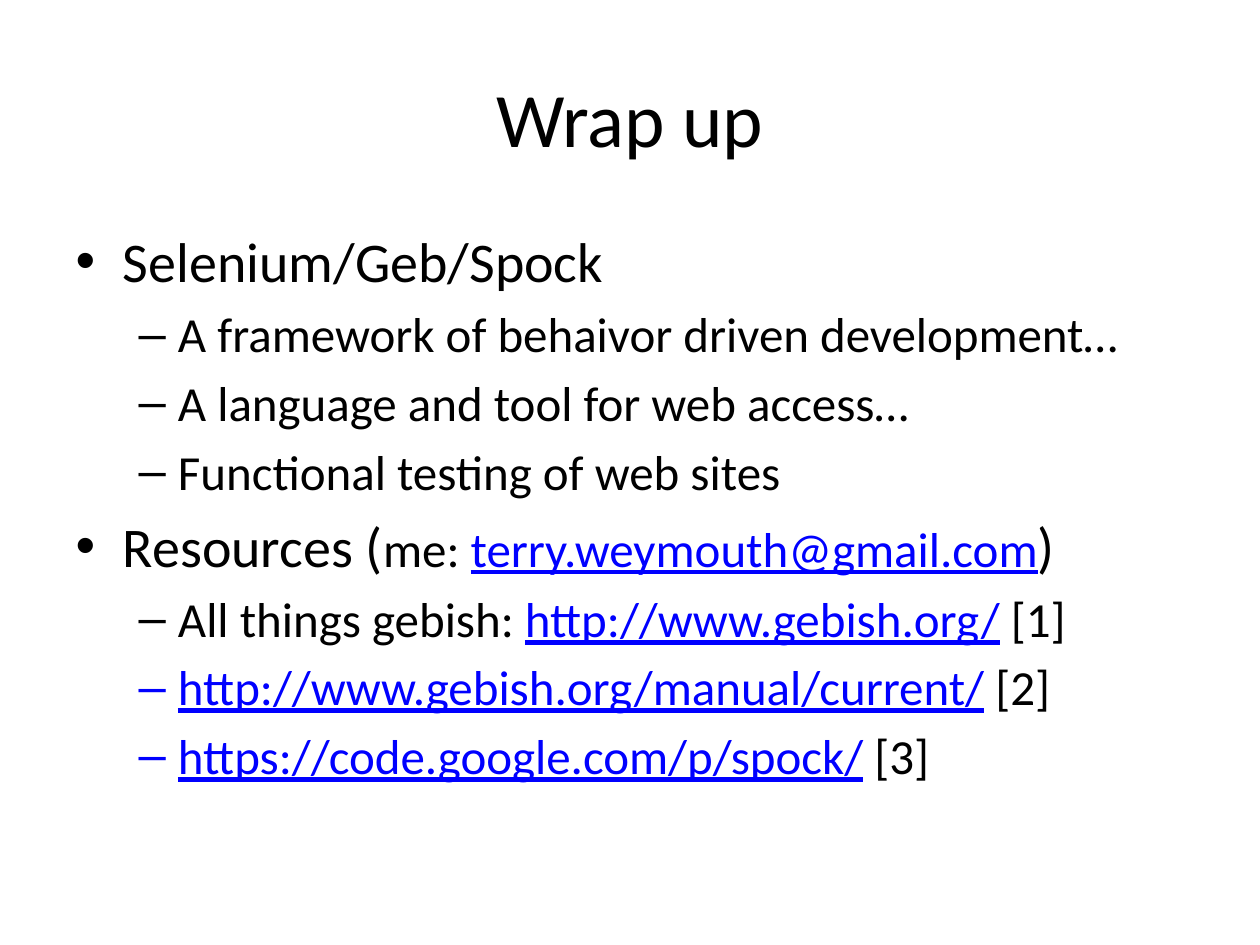
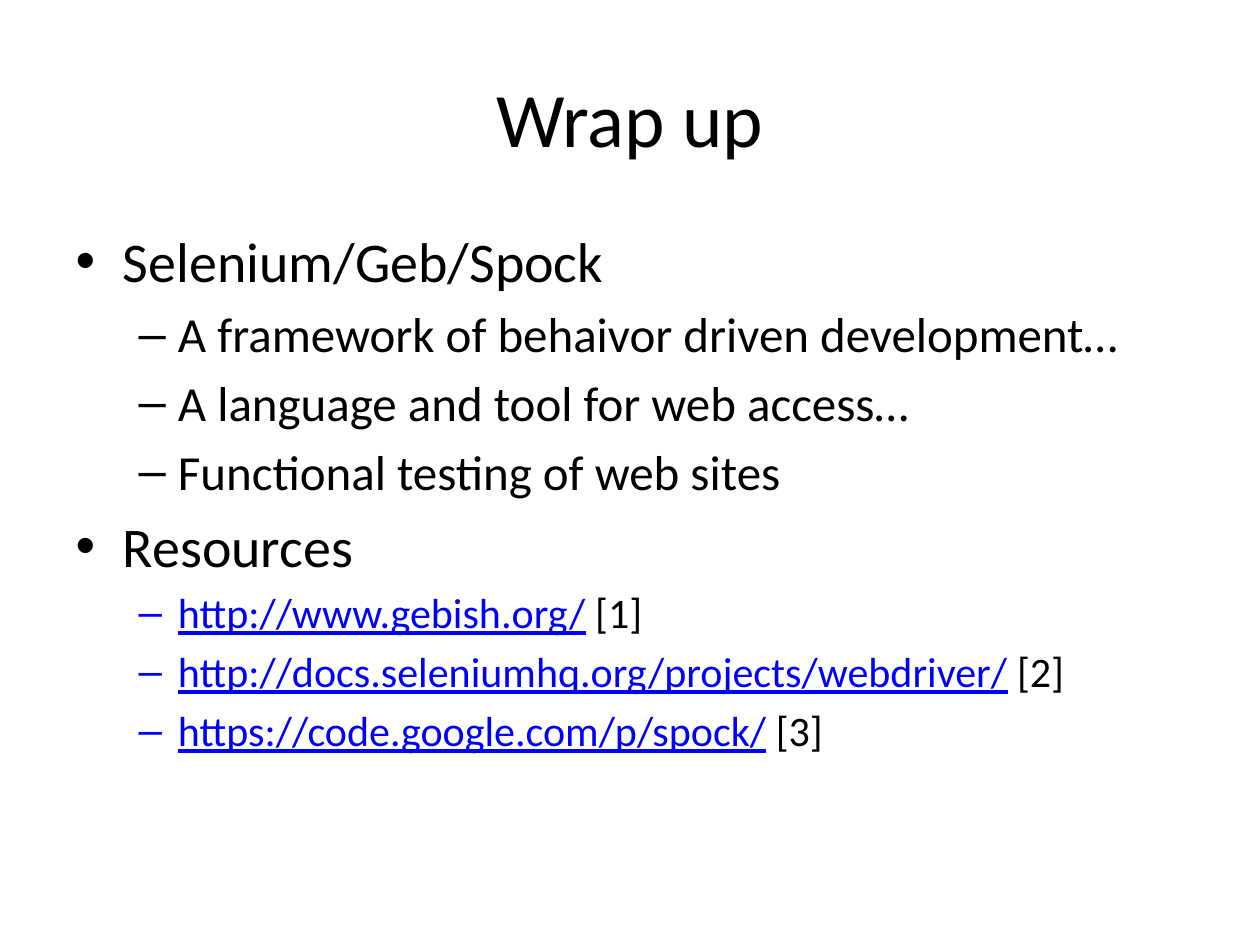
Before and after one commit to RichardAlexanderGreen/example-geb, a slide deck: slide 45 of GebTalk.pptx (slide 43 before the commit). Drawn at 1260x945 pixels with LibreOffice and Linux fonts; fonts in the diff are those of the drawing. Boxes give left, top, right and bottom in pixels: in the first picture for what was removed or moved away, otherwise in the second. Text is boxed around its words. In the diff, an @@ line names an element or a change of style, - is before the commit and + after.

```diff
--- a/GebTalk.pptx
+++ b/GebTalk.pptx
@@ text at (123, 531, 1064, 695): text changed; size 28 to 24 pt @@
-• Resources (me: terry.weymouth@gmail.com)
-  – All things gebish: http://www.gebish.org/ [1]
-  – http://www.gebish.org/manual/current/ [2]
+• Resources
+  – http://www.gebish.org/ [1]
+  – http://docs.seleniumhq.org/projects/webdriver/ [2]
@@ text at (178, 715, 823, 754): size 28 to 24 pt in "https://code.google.com/p/spock/ [3]" @@
```
Also in this commit, not shown: 15 other slides changed, 3 slides added, 1 slide removed.
